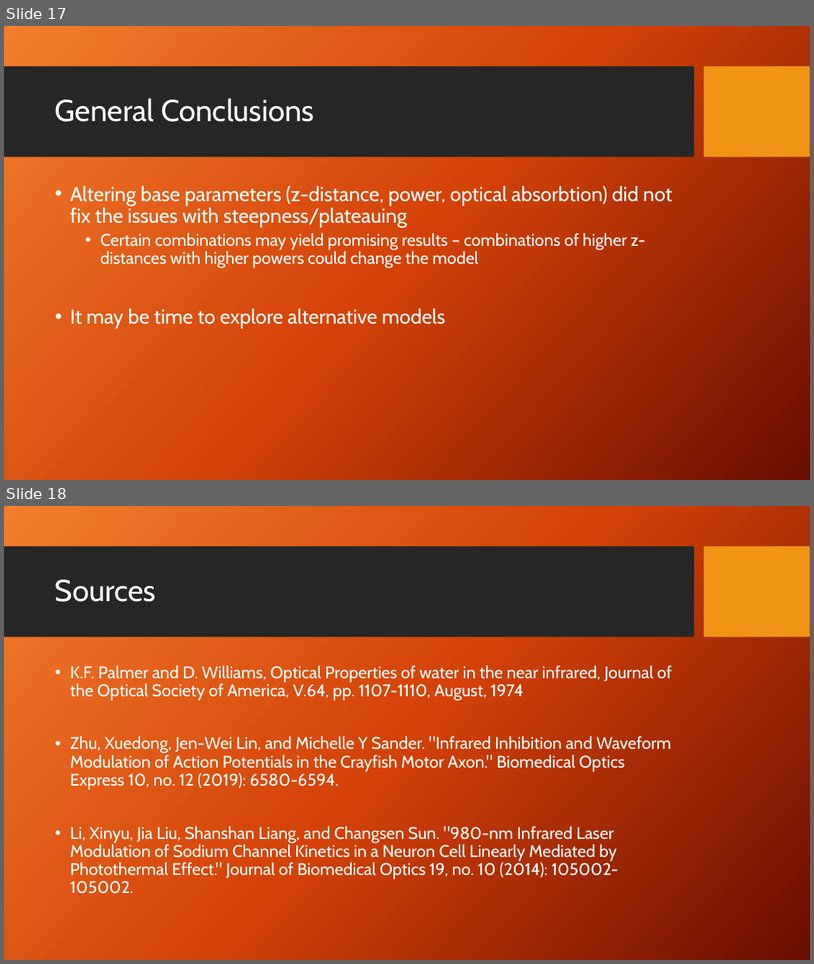
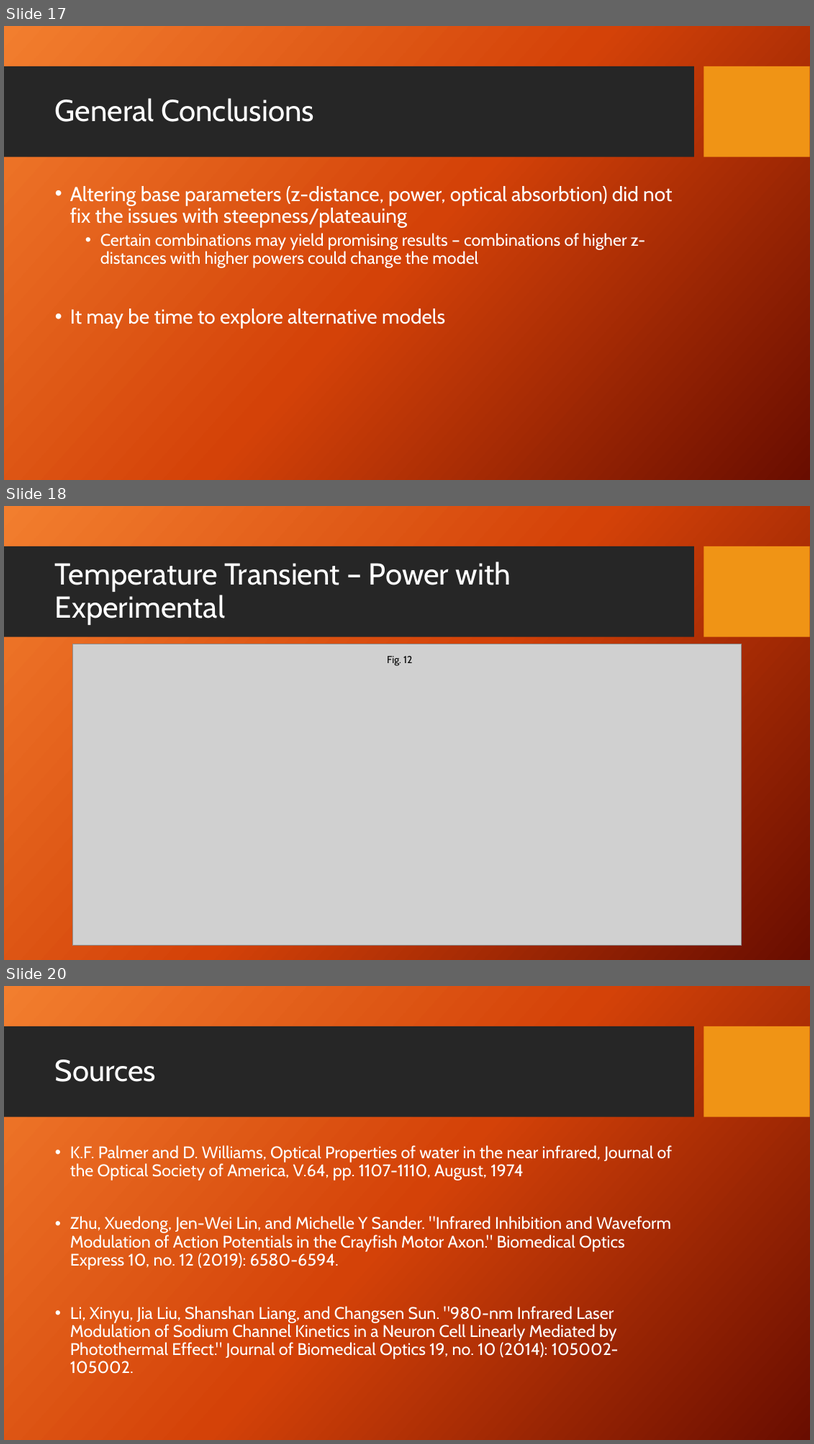
Before and after one commit to dbhatia00/NeuronSimulation, a slide deck: Presentations/Fall Updates/FallUpdate3.pptx. Shown one above the other, each under a label of ours: slides 17 and 18 before the commit, slides 17, 18 and 20 after it; the slides between them are not shown. The pictures are 814x964 and 814x1444 pixels, drawn with LibreOffice and Linux fonts; fonts in the diff are those of the drawing; grey boxes stand for pictures; background and template pictures are left out. Boxes give left, top, right and bottom in pixels: in the first picture for what was removed or moved away, otherwise in the second. Text is boxed around its words. In the diff, an @@ line names an element or a change of style, - is before the commit and + after.

```diff
--- a/Presentations/Fall Updates/FallUpdate3.pptx
+++ b/Presentations/Fall Updates/FallUpdate3.pptx
@@ slide 18 added at (4,506,810,960), background picture (left out); not listed: 2 template elements that a slide beside it also shows @@
@@ title added at (55,561,511,625), 36 pt, text #FFFFFF @@
+Temperature Transient – Power with Experimental
@@ picture added at (72,644,742,945) @@
@@ text added at (387,656,412,666), 12 pt, text #000000 @@
+Fig. 12
@@ what was slide 18 is now slide 20 @@
```
Also in this commit, not shown: 1 other slide added.
